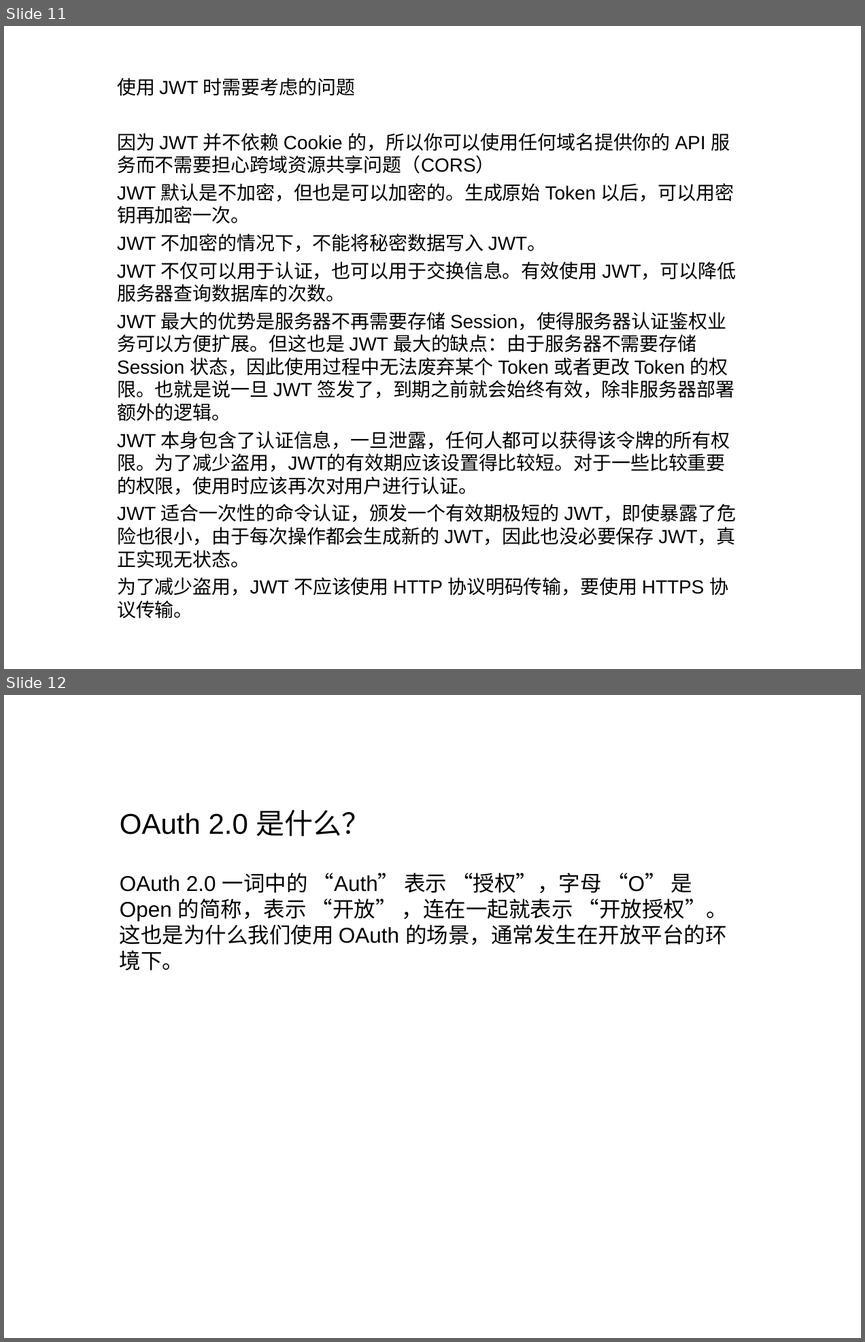
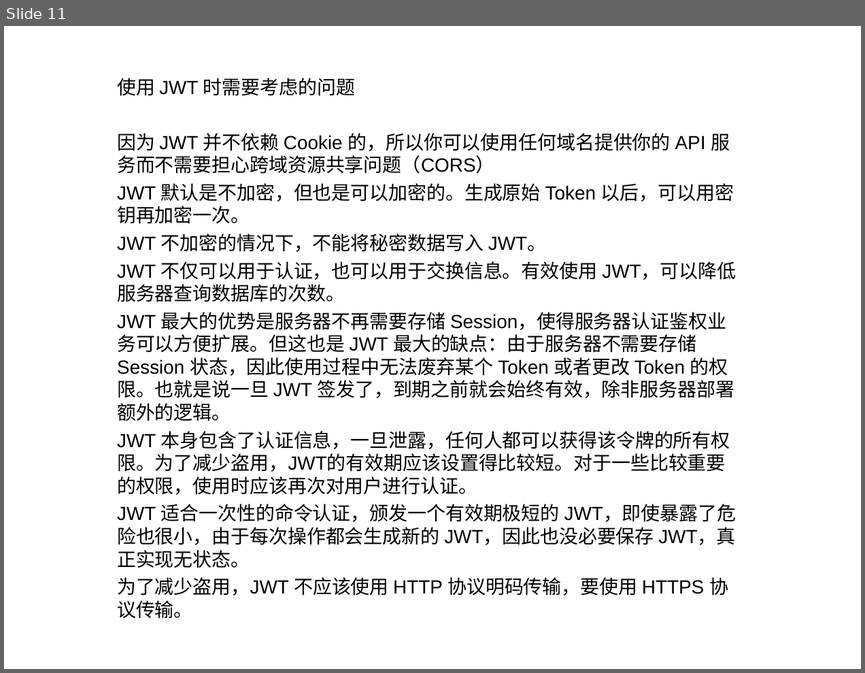
Before and after one commit to liyongjava36/oauth, a slide deck: 123.ppt. Shown one above the other, each under a label of ours: slides 11 and 12 before the commit, slide 11 after it. The pictures are 865x1342 and 865x673 pixels, drawn with LibreOffice and Linux fonts; fonts in the diff are those of the drawing. Boxes give left, top, right and bottom in pixels: in the first picture for what was removed or moved away, otherwise in the second. Text is boxed around its words. In the diff, an @@ line names an element or a change of style, - is before the commit and + after.

```diff
--- a/123.ppt
+++ b/123.ppt
@@ slide 12 removed at (4,695,861,1338), background #FFFFFF @@
@@ title removed at (120,810,371,836) @@
-OAuth 2.0 是什么？
@@ subtitle removed at (120,872,728,970) @@
-OAuth 2.0 一词中的 “Auth” 表示 “授权”，字母 “O” 是 Open 的简称，表示 “开放” ，连在一起就表示 “开放授权”。这也是为什么我们使用 OAuth 的场景，通常发生在开放平台的环境下。
```
Also in this commit, not shown: 3 slides added.
